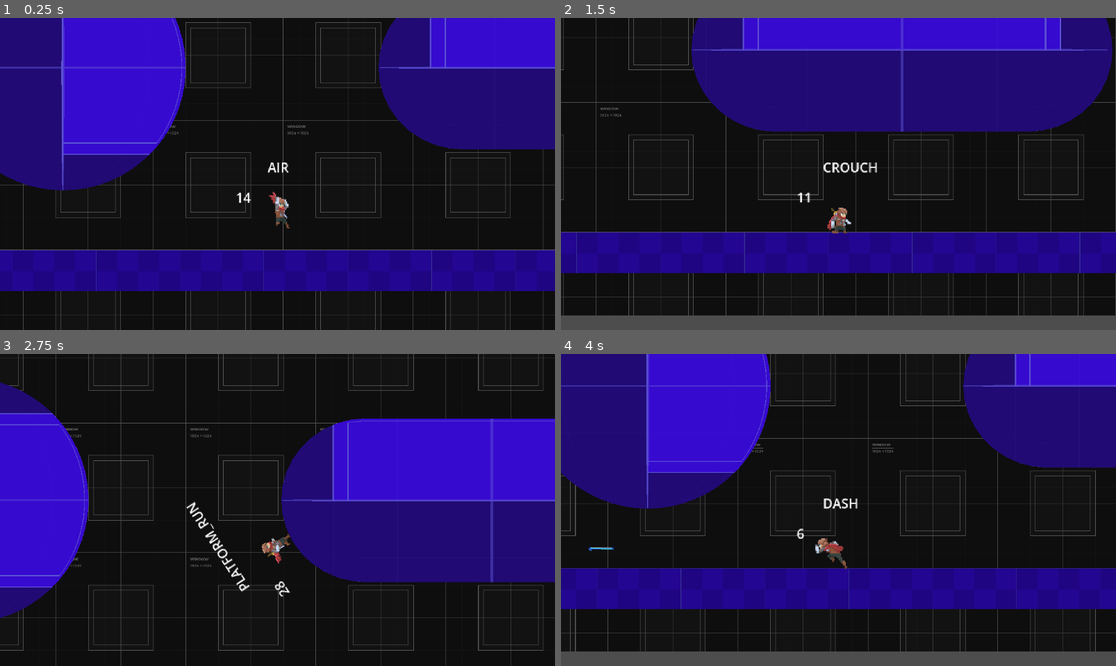
Above: before the commit, frames 1-4 (two rows, left to right).
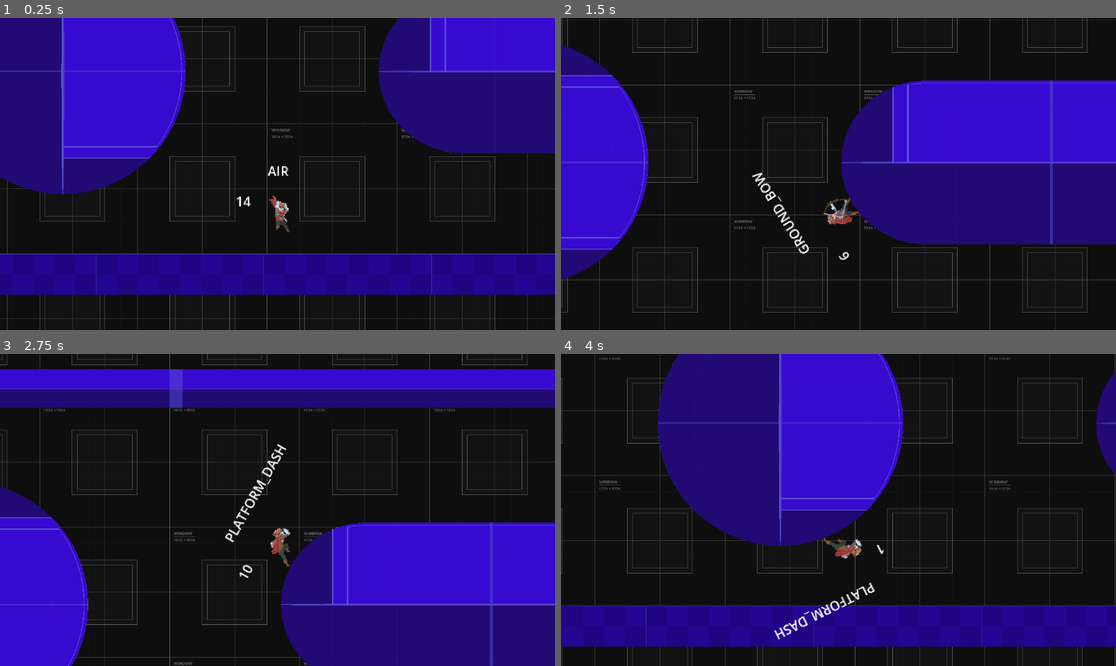
Above: after the commit, the same moments.

Repository: bloodmage18/Anti-gravity-project-test
Game: Godot game, scene res://tests/test.tscn
Same seed, same stepped clock (60 frames per second), same inputs: the game is played once before the commit and once after it.
Inputs (mouse positions are in pixels of both pictures, inside the frame that each line leads up to):
- Up to frame 1 (0.25 s): no input
- Up to frame 2 (1.5 s): move the mouse to (960, 158) at 0.52 s; hold D (right) 0.53-1.28 s; tap J (light) at 0.6 s; tap Space (jump) at 0.77 s; right-click (960, 158) at 0.8 s; move the mouse to (727, 189) at 1.27 s; hold S (down) from 1.28 s (still down); right-click (727, 189) at 1.35 s
- Up to frame 3 (2.75 s): tap Space (jump) at 1.52 s; tap J (light) at 1.55, 2.1 s; move the mouse to (333, 441) at 2.02 s; release S (down) at 2.03 s; hold D (right) from 2.03 s (still down); right-click (333, 441) at 2.3 s
- Up to frame 4 (4 s): move the mouse to (810, 572) at 2.77 s; release D (right) at 2.78 s; hold Up (ui_up) 2.78-3.53 s; right-click (810, 572) at 2.85 s; tap Space (jump) at 3.02, 3.77 s; tap J (light) at 3.05, 3.6 s; move the mouse to (1005, 556) at 3.52 s; hold A (left) from 3.53 s (still down); right-click (1005, 556) at 3.8 s

The runs differ from the first frame. In frame 1, 9.5% of the frame differs, in the area x 0-100%, y 0-100%; in frame 2, 69%; in frame 3, 63%; in frame 4, 71%.

Commit message:
Logout
done for now

Diff:
--- a/project.godot
+++ b/project.godot
@@ -77,6 +77,7 @@
 right_click={
 "deadzone": 0.5,
 "events": [Object(InputEventMouseButton,"resource_local_to_scene":false,"resource_name":"","device":-1,"window_id":0,"a …(253 unchanged characters)…
+, Object(InputEventMouseButton,"resource_local_to_scene":false,"resource_name":"","device":-1,"window_id":0,"alt_pressed":false,"shift_pressed":false,"ctrl_pressed":false,"meta_pressed":false,"button_mask":0,"position":Vector2(0, 0),"global_position":Vector2(0, 0),"factor":1.0,"button_index":2,"canceled":false,"pressed":false,"double_click":false,"script":null)
 ]
 }
 light={
--- a/tests/StateMachineBob.gd
+++ b/tests/StateMachineBob.gd
@@ -56,7 +56,8 @@
 	else:
 		pass
 
-	if Input.is_action_just_pressed("light") && SPECIAL() == true:
+	#if Input.is_action_just_pressed("light") && SPECIAL() == true:
+	if Input.is_action_just_pressed("right_click") && SPECIAL() == true:
 		parent._frame()
 		return states.BOW_GROUND
 
@@ -439,6 +440,11 @@
 		# Bow Attacks
 
 		states.BOW_GROUND:
+
+
+			if AIREAL() == true:
+				AIRMOVEMENT()
+
 			if parent.frame <= 1:
 				if parent.attack.projectile_cooldown == 1:
 					parent.attack.projectile_cooldown =- 1
@@ -447,7 +453,8 @@
 					parent._frame()
 					parent.attack.BOW_GROUND()
 			if parent.frame < 14:
-				if Input.is_action_just_pressed("light"):
+				#if Input.is_action_just_pressed("light"):
+				if Input.is_action_just_pressed("right_click"):
 					parent._frame()
 					return states.BOW_GROUND
 			if parent.attack.BOW_GROUND() == true:
@@ -456,7 +463,10 @@
 				else:
 					if parent.frame == 14:
 						parent._frame()
-						return states.STAND
+						if _on_platform():
+							return states.PLATFORM_STAND
+						else:
+							return states.STAND
 
 
 func enter_state(new_state, old_state):
@@ -610,7 +620,7 @@
 		return false
 
 func SPECIAL():
-	if state_includes([states.WALK ,states.STAND ,states.DASH , states.MOONWALK , states.CROUCH]):
+	if state_includes([states.WALK ,states.STAND ,states.DASH , states.MOONWALK , states.CROUCH , states.PLATFORM_STAND , states.PLATFORM_DASH , states.PLATFORM_RUN]):
 		return true
 
 func TILT():
--- a/tests/bob2.tscn
+++ b/tests/bob2.tscn
@@ -1080,6 +1080,10 @@
 [node name="Camera2D" type="Camera2D" parent="."]
 offset = Vector2(0, -50)
 zoom = Vector2(1.7, 1.7)
+limit_left = -300
+limit_top = 50
+limit_right = 1250
+limit_bottom = 780
 
 [node name="StateMachineBob" type="Node" parent="."]
 script = ExtResource("96_v7dk0")
--- a/tests/test.tscn
+++ b/tests/test.tscn
@@ -35,6 +35,12 @@
 radius = 25.0
 height = 1500.0
 
+[sub_resource type="RectangleShape2D" id="RectangleShape2D_31wy5"]
+size = Vector2(43.5, 776)
+
+[sub_resource type="RectangleShape2D" id="RectangleShape2D_68ab7"]
+size = Vector2(1570, 125)
+
 [node name="test" type="Node2D"]
 
 [node name="world" type="Node" parent="."]
@@ -44,9 +50,9 @@
 anchors_preset = 15
 anchor_right = 1.0
 anchor_bottom = 1.0
-offset_left = -155.0
+offset_left = -333.0
 offset_top = 2.0
-offset_right = 7416.0
+offset_right = 9063.0
 offset_bottom = 4105.0
 grow_horizontal = 2
 grow_vertical = 2
@@ -128,6 +134,22 @@
 mesh = SubResource("CapsuleMesh_l2uau")
 texture = ExtResource("3_4xave")
 
+[node name="boundary" type="StaticBody2D" parent="world"]
+collision_layer = 48
+collision_mask = 55
+
+[node name="CollisionShape2D" type="CollisionShape2D" parent="world/boundary"]
+position = Vector2(-312.25, 380)
+shape = SubResource("RectangleShape2D_31wy5")
+
+[node name="CollisionShape2D3" type="CollisionShape2D" parent="world/boundary"]
+position = Vector2(1280, 380)
+shape = SubResource("RectangleShape2D_31wy5")
+
+[node name="CollisionShape2D2" type="CollisionShape2D" parent="world/boundary"]
+position = Vector2(485, 731.5)
+shape = SubResource("RectangleShape2D_68ab7")
+
 [node name="player" type="Node" parent="."]
 
 [node name="bob" parent="player" instance=ExtResource("1_qw7v2")]
Not shown, changed: assets/png/Dark/texture_01.png.import
Not shown, changed: assets/png/Dark/texture_02.png.import
Not shown, changed: assets/png/Dark/texture_03.png.import
Not shown, changed: assets/png/Dark/texture_04.png.import
Not shown, changed: assets/png/Dark/texture_05.png.import
Not shown, changed: assets/png/Dark/texture_06.png.import
Not shown, changed: assets/png/Dark/texture_07.png.import
Not shown, changed: assets/png/Dark/texture_08.png.import
Not shown, changed: assets/png/Dark/texture_09.png.import
Not shown, changed: assets/png/Dark/texture_10.png.import
Not shown, changed: assets/png/Dark/texture_11.png.import
Not shown, changed: assets/png/Dark/texture_12.png.import
(and 71 more such lines)
